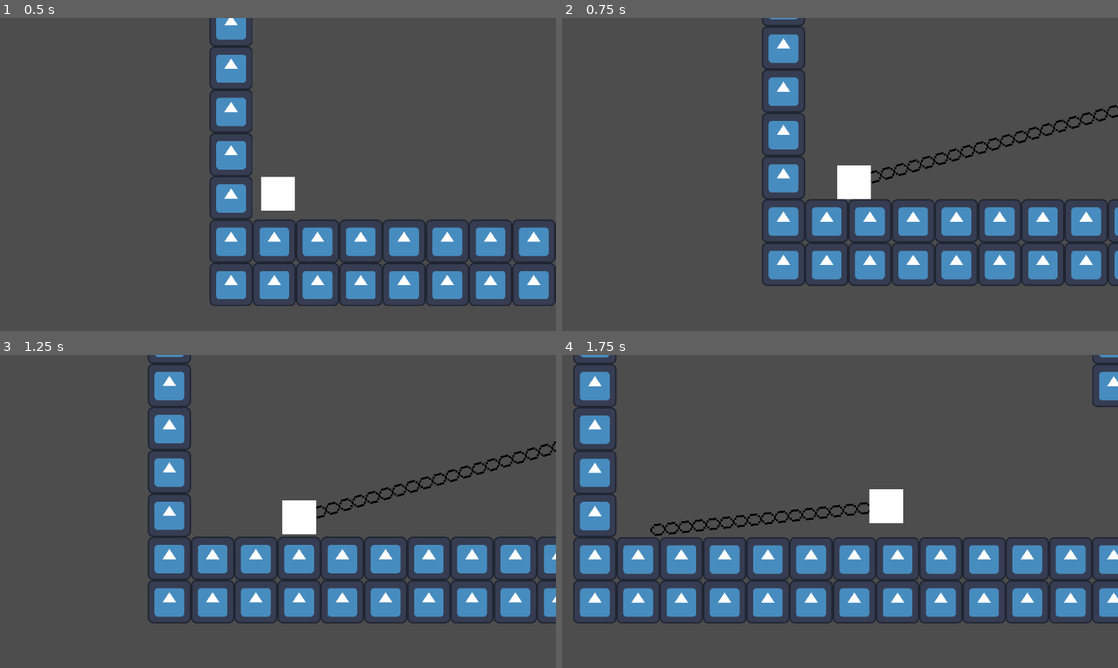
Above: before the commit, frames 1-4 (two rows, left to right).
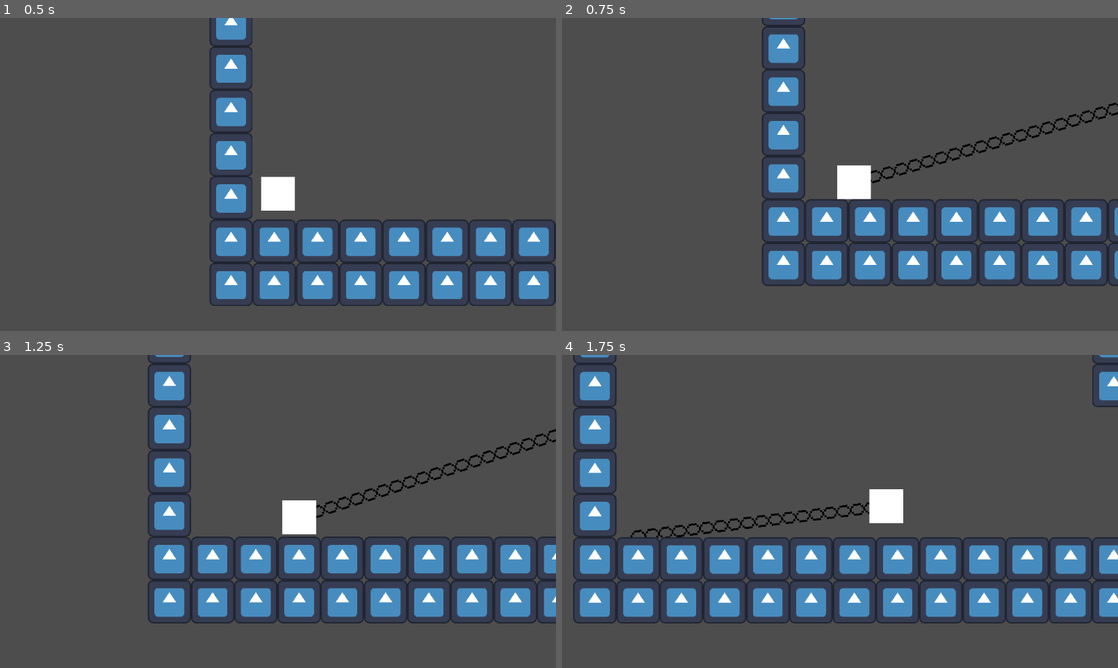
Above: after the commit, the same moments.

Repository: LitheFulminare/Operation-Venulysian
Game: Godot game, scene res://Game scenes/Prototyping.tscn
Two runs of this game, one before a commit and one after it. Both use one fixed random seed, a clock stepped at 60 frames per second and the inputs below. The engine's default icon, where the game draws it, is replaced by a stand-in: a white triangle on a blue panel in a dark square.
Inputs (mouse positions are in pixels of both pictures, inside the frame that each line leads up to):
- Up to frame 1 (0.5 s): no input
- Up to frame 2 (0.75 s): move the mouse to (962, 158) at 0.52 s; hold D (Right) from 0.53 s (still down); tap F (Grappling Hook) at 0.6 s
- Up to frame 3 (1.25 s): keep holding D (Right); tap W (Up) at 0.77 s
- Up to frame 4 (1.75 s): keep holding D (Right); move the mouse to (728, 527) at 1.27 s; tap Shift (Dash) at 1.35 s; tap W (Up) at 1.52 s; tap F (Grappling Hook) at 1.55 s

Frame 1 is identical in both runs. In frame 2, 0.8% of the frame differs, in the area x 55-100%, y 26-53%; in frame 3, 1.1%, in the area x 56-100%, y 23-53%; in frame 4, 0.9%.

Commit message:
pin grappling hook to raycast collision point

Diff:
--- a/Operation Venulysian/Player/grappling_hook_controller.gd
+++ b/Operation Venulysian/Player/grappling_hook_controller.gd
@@ -12,10 +12,15 @@
 @export var player_speed: float = 500
 
 var current_grappling_point: GrapplingPoint
+var raycast_collision_point: Vector2
 var mouse_position: Vector2
 
 func _ready() -> void:
 	line2d.visible = false
+
+func _process(delta: float) -> void:
+	if player.is_in_grappling_hook:
+		update_grappling_hook()
 
 func _physics_process(delta: float) -> void:
 	if Input.is_action_just_pressed("Grappling Hook"):
@@ -23,18 +28,27 @@
 
 # called once when the player presses Grappling Hook button
 func use_grappling_hook() -> void:
+	player.is_in_grappling_hook = true
+
 	mouse_position =  get_global_mouse_position()
+
 	raycast.global_position = player.global_position
 	raycast.target_position =  (mouse_position - player.global_position) * 5
 
 	raycast.force_raycast_update()
 
 	line2d.visible = true
-	line2d.set_point_position(0, raycast.get_collision_point() - player.global_position)
+	raycast_collision_point = raycast.get_collision_point()
+	print(raycast_collision_point)
+	line2d.set_point_position(0, raycast_collision_point  - player.global_position)
 	line2d.set_point_position(1, Vector2.ZERO)
 
+	#var direction: Vector2 = raycast.get_collision_point() - player.global_position
+	#player.velocity += direction
 
-
+func update_grappling_hook() -> void:
+	line2d.set_point_position(0, raycast_collision_point - player.global_position)
+	line2d.set_point_position(1, Vector2.ZERO)
 
 #region Old grappling hook logic
 
--- a/Operation Venulysian/Player/player.gd
+++ b/Operation Venulysian/Player/player.gd
@@ -16,8 +16,8 @@
 func _physics_process(delta: float) -> void:
 	movement_component.move(delta)
 
-	if is_in_grappling_hook:
-		grappling_hook_component.move_player(delta)
+	#if is_in_grappling_hook:
+		#grappling_hook_component.move_player(delta)
 
 func block_movement() -> void:
 	is_movement_blocked = true
